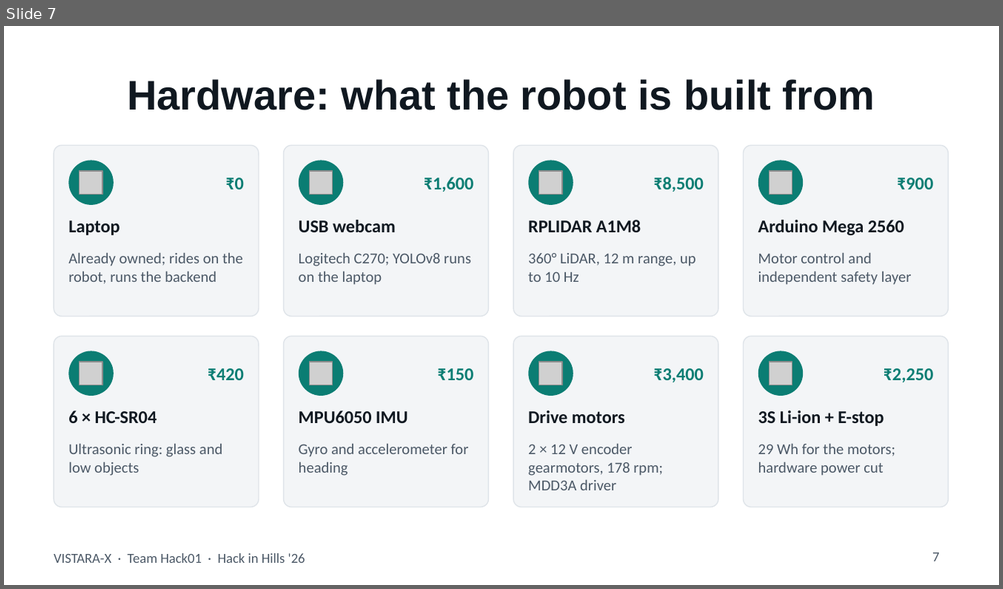
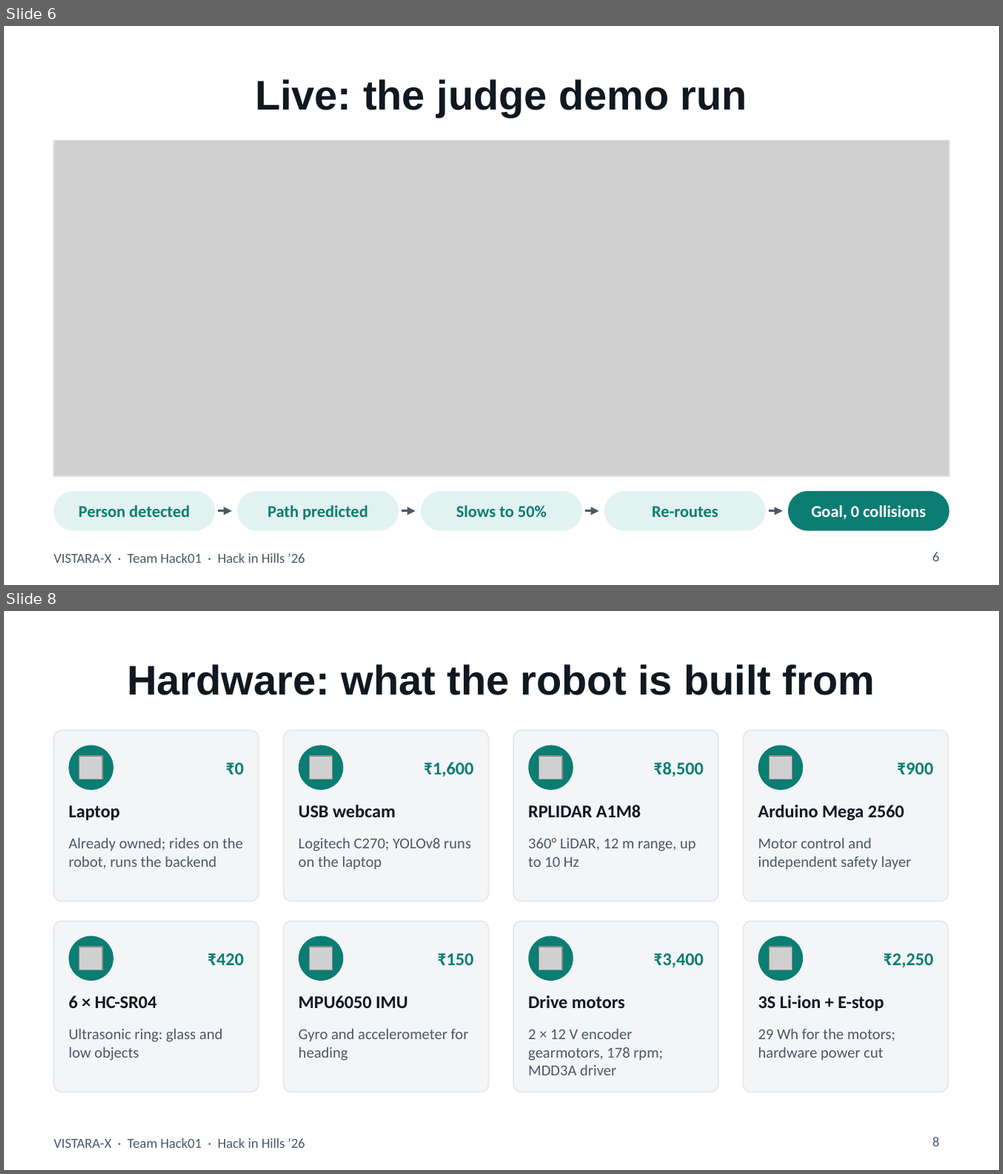
Before and after one commit to RiteshKumar2e/VISTARA-X, a slide deck: presentation/VISTARA-X_Hack01.pptx. Shown one above the other, each under a label of ours: slide 7 before the commit, slides 6 and 8 after it; the slides between them are not shown. The pictures are 1003x589 and 1003x1174 pixels, drawn with LibreOffice and Linux fonts; fonts in the diff are those of the drawing; grey boxes stand for pictures. Boxes give left, top, right and bottom in pixels: in the first picture for what was removed or moved away, otherwise in the second. Text is boxed around its words. In the diff, an @@ line names an element or a change of style, - is before the commit and + after.

```diff
--- a/presentation/VISTARA-X_Hack01.pptx
+++ b/presentation/VISTARA-X_Hack01.pptx
@@ slide 6 added at bbox=[4, 26, 999, 585], background #FFFFFF; not listed: 1 template element that a slide beside it also shows @@
@@ title added at bbox=[255, 79, 747, 116], 30 pt, text #101820, bold @@
+Live: the judge demo run
@@ picture added at bbox=[54, 141, 949, 477] @@
@@ rectangle added at bbox=[54, 141, 949, 477], outline #DFE4E9 1 pt @@
@@ rounded rectangle added at bbox=[54, 491, 215, 531], fill #E2F2F0 @@
@@ rounded rectangle added at bbox=[238, 491, 399, 531], fill #E2F2F0 @@
@@ rounded rectangle added at bbox=[421, 491, 582, 531], fill #E2F2F0 @@
@@ rounded rectangle added at bbox=[605, 491, 766, 531], fill #E2F2F0 @@
@@ rounded rectangle added at bbox=[788, 491, 949, 531], fill #0B7D73 @@
@@ text added at bbox=[79, 506, 190, 517], 12 pt, text #0B7D73, bold @@
+Person detected
@@ arrow added from (218, 511) to (232, 511), #4B5866 1.5 pt @@
@@ text added at bbox=[267, 506, 368, 520], 12 pt, text #0B7D73, bold @@
+Path predicted
@@ arrow added from (402, 511) to (415, 511), #4B5866 1.5 pt @@
@@ text added at bbox=[456, 506, 546, 517], 12 pt, text #0B7D73, bold @@
+Slows to 50%
@@ arrow added from (585, 511) to (599, 511), #4B5866 1.5 pt @@
@@ text added at bbox=[652, 506, 718, 517], 12 pt, text #0B7D73, bold @@
+Re-routes
@@ arrow added from (768, 511) to (782, 511), #4B5866 1.5 pt @@
@@ text added at bbox=[811, 506, 925, 520], 12 pt, text #FFFFFF, bold @@
+Goal, 0 collisions
@@ page number added at bbox=[932, 552, 939, 562], 10 pt, text #4B5866 @@
+6
@@ what was slide 7 is now slide 8 @@
@@ page number at bbox=[932, 1137, 939, 1147]: text changed @@
-7
+8
```
Also in this commit, not shown: 3 slides changed, 4 other slides added, 7 slides removed, 10 other files.
